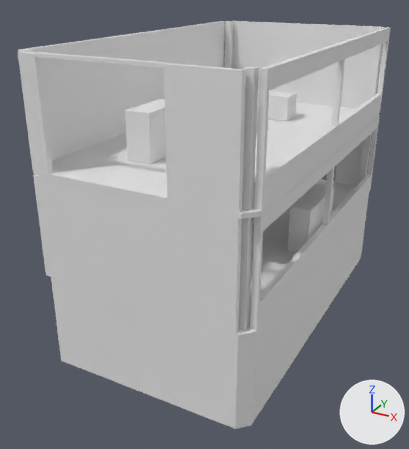
Before and after pictures for a commit that changed the OBJ model cloudbreak-array-r4/assets/tower-e-2-col.obj.
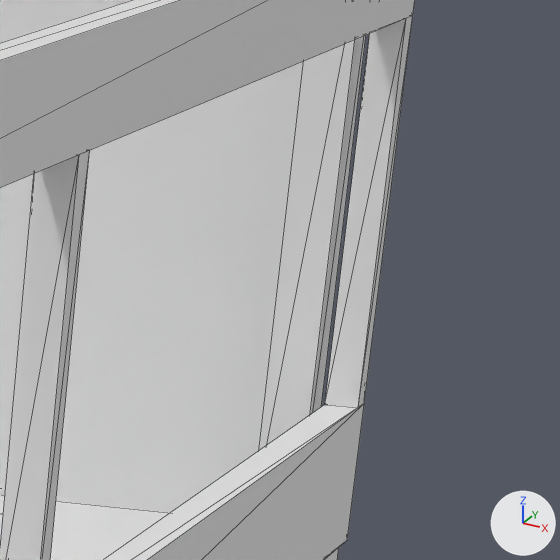
The first picture shows the older version from a camera (50 mm lens) standing at (8.0, -16.59, 8.0) and looking at (-0.56, -1.03, 0.22). The close-ups show the older and then the newer version on the part from 81% to 100% of the width and 9% to 26% of the height of that picture. Only the edits that show in the close-ups are written down. Every picture has the same lights, and +X, +Y and +Z are marked at lower right. The close-ups show mesh edges as thin lines. Where no turn or scale is listed for an object, it has been applied to the vertices.

Script lines for the objects in view, before the commit:
```python
me_part036 = bpy.data.meshes.new('Part036')
me_part036.from_pydata(...)  # a box spanning x 3.28..3.45, y -5.67..5.67, z 3.2..3.91
me_part038 = bpy.data.meshes.new('Part038')
me_part038.from_pydata(...)  # a box spanning x 3.28..3.45, y 5.53..5.67, z 3.91..5.82
me_part039 = bpy.data.meshes.new('Part039')
me_part039.from_pydata(...)  # a box spanning x 3.28..3.45, y -0.14..0.0, z 3.91..5.82
ob_part036 = bpy.data.objects.new('Part036', me_part036)
ob_part036.location = (0.0, 0.0, 0.0)
ob_part038 = bpy.data.objects.new('Part038', me_part038)
ob_part038.location = (0.0, 0.0, 0.0)
ob_part039 = bpy.data.objects.new('Part039', me_part039)
ob_part039.location = (0.0, 0.0, 0.0)
# also in view: 'Part042' at (3.09, 5.69, 4.74); 'Part030' at (2.12, 1.19, 3.13); 'Part032' at (0.0, 5.97, 4.73); 'Part037' at (3.37, 0.0, 6.05)
```
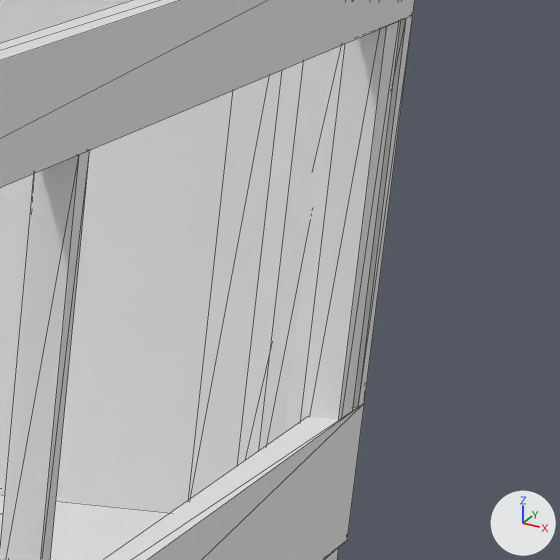
Patch to the scene script:
```diff
--- a/cloudbreak-array-r4/assets/tower-e-2-col.obj.py
+++ b/cloudbreak-array-r4/assets/tower-e-2-col.obj.py
@@ me_part073 @@
+me_part073.from_pydata([(3.44, 5.16, 3.2), (3.44, 5.47, 3.2), (3.25, 5.4, 3.2), (3.25, 5.16, 3.2), (3.44, 5.16, 6.28), (3.44, 5.47, 6.28), (3.25, 5.4, 6.28), (3.25, 5.16, 6.28)], [], [(2, 1, 0), (5, 6, 4), (3, 2, 0), (6, 7, 4), (5, 4, 0), (1, 5, 0), (6, 5, 1), (2, 6, 1), (7, 6, 2), (3, 7, 2), (4, 7, 3), (0, 4, 3)])
@@ ob_part073 @@
+ob_part073 = bpy.data.objects.new('Part073', me_part073)
+ob_part073.location = (0.0, 0.0, 0.0)
```

Pixel boxes (x1, y1, x2, y2) of what changed, in the close-ups (560 x 560 px):
'Part073', added
    after: (301, 21, 401, 421)
'Part042', unchanged, covered by the edit
    before: (259, 35, 366, 450)
    after: (259, 51, 328, 450)
'Part075', unchanged, uncovered by the edit
    after: (189, 70, 282, 499)
'Part038', unchanged, covered by the edit
    before: (325, 16, 413, 408)
    after: (353, 16, 413, 408)
'Part074', unchanged, uncovered by the edit
    after: (237, 44, 345, 466)
